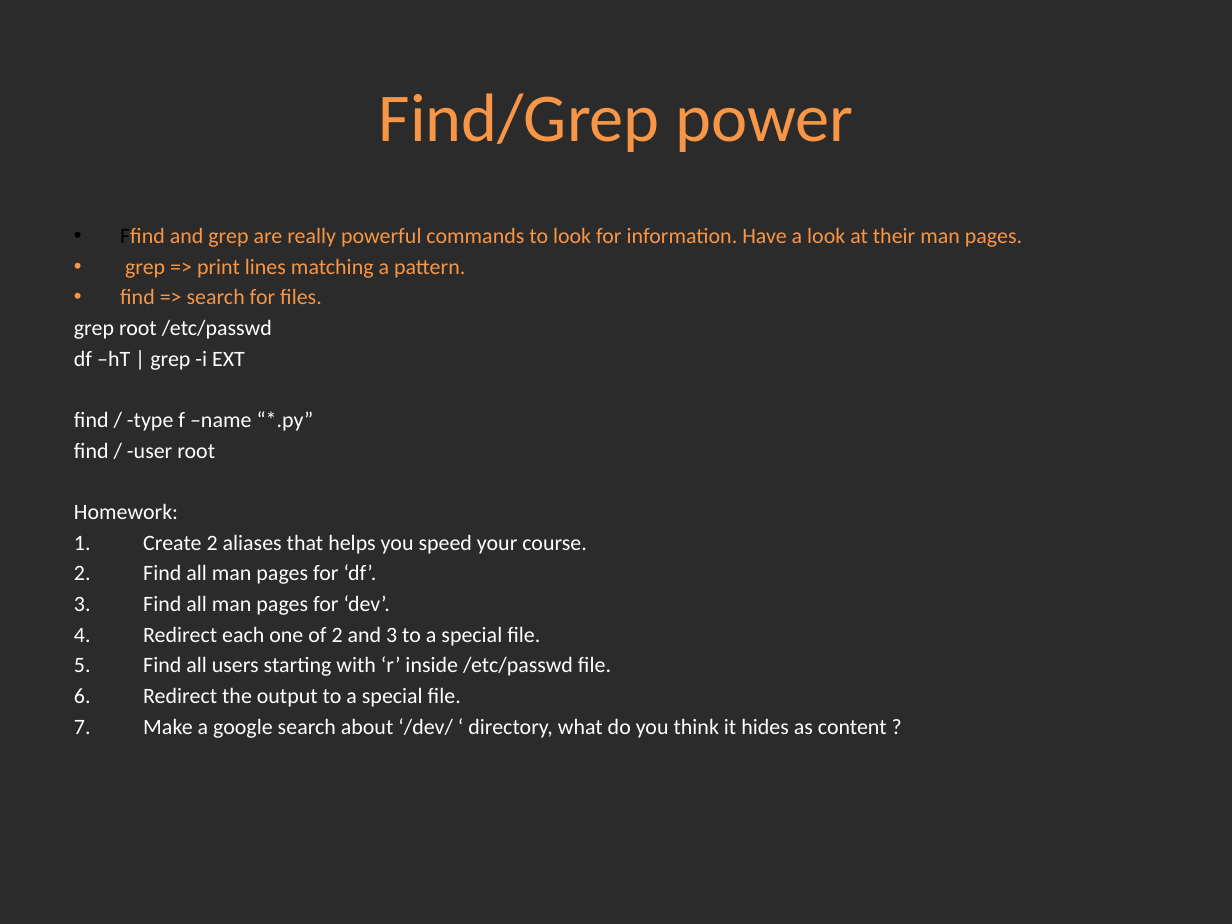
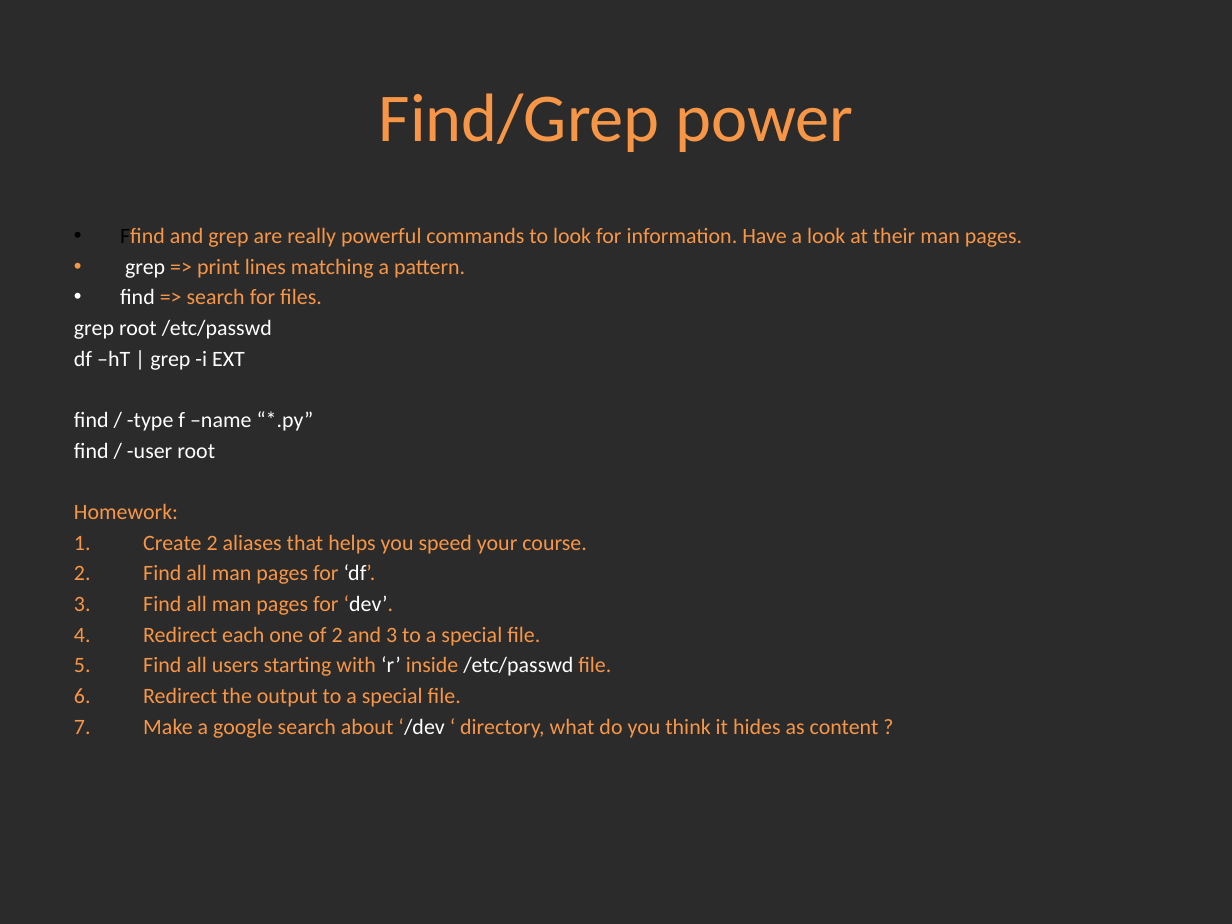
Before and after one commit to Academy-Soft-Intellect/Linux-Course, a slide deck: slide 9 of 2.Using_Essential_Tools/02-UsingEssentialTools.pptx. Drawn at 1232x924 pixels with LibreOffice and Linux fonts; fonts in the diff are those of the drawing; background and template pictures are left out; a plain dark background stands for a picture behind light text. Boxes give left, top, right and bottom in pixels: in the first picture for what was removed or moved away, otherwise in the second. Text is boxed around its words. In the diff, an @@ line names an element or a change of style, - is before the commit and + after.

```diff
--- a/2.Using_Essential_Tools/02-UsingEssentialTools.pptx
+++ b/2.Using_Essential_Tools/02-UsingEssentialTools.pptx
@@ text at (74, 258, 611, 707): text colour #F79646 to #FFFFFF in "grep", "find"; text colour #FFFFFF to #F79646 in "Homework:", "Create 2 aliases that helps you speed ...", "Find all man pages for ‘df’.", "Find all man pages for ‘dev’." and 3 more places @@
@@ text at (143, 718, 879, 738): text changed; text colour #FFFFFF to #F79646 @@
-7. Make a google search about ‘/dev/ ‘ directory, what do you think it hides as content ?
+7. Make a google search about ‘/dev ‘ directory, what do you think it hides as content ?
```
Also in this commit, not shown: 7 other slides changed, 3 other files.
